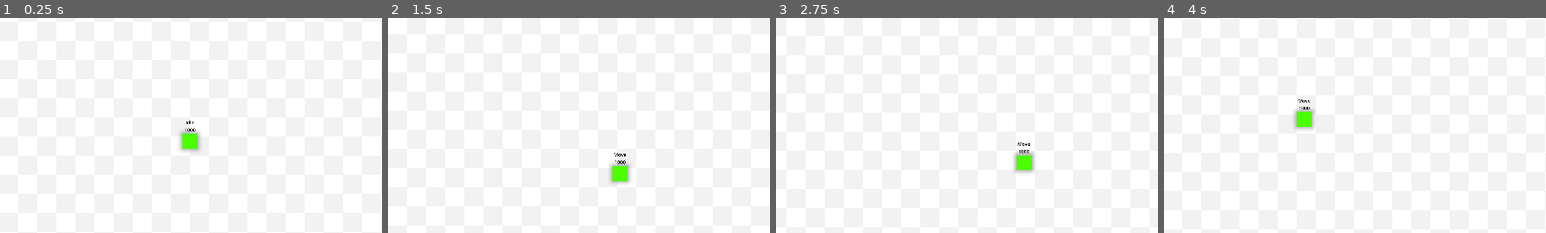
Above: before the commit, frames 1-4 (left to right).
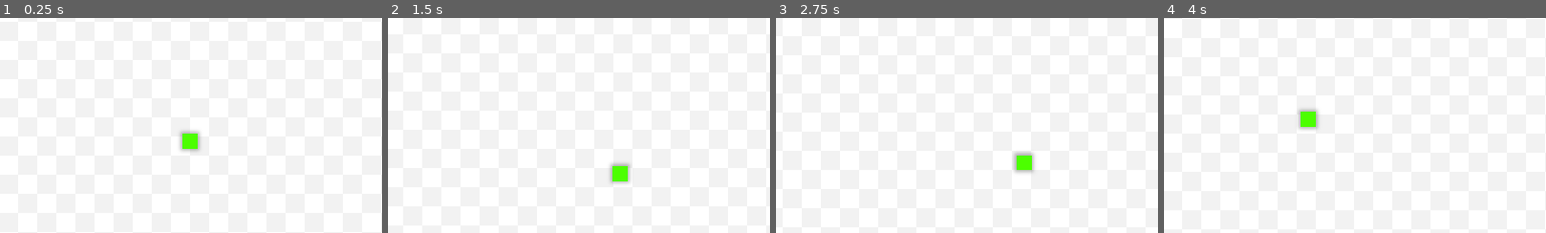
Above: after the commit, the same moments.

Repository: Silicontent/project_dash
Game: Godot game, scene res://scenes/game.tscn
The game is run twice, just before and just after one commit, with the same random seed, the same clock (stepped at 60 frames per second) and the same inputs.
Inputs:
- Up to frame 1 (0.25 s): no input
- Up to frame 2 (1.5 s): tap Enter at 0.5 s; hold D (mv_right) 0.53-1.28 s; tap Space (mv_dash) at 0.6, 1.25, 1.35 s; hold S (mv_down) from 1.28 s (still down)
- Up to frame 3 (2.75 s): release S (mv_down) at 2.03 s; hold D (mv_right) from 2.03 s (still down); tap Space (mv_dash) at 2.1 s
- Up to frame 4 (4 s): tap Enter at 2.75 s; release D (mv_right) at 2.78 s; hold W (mv_up) 2.78-3.53 s; tap Space (mv_dash) at 2.85, 3.6 s; hold A (mv_left) from 3.53 s (still down)
The pictures show only the part of the screen within x 25-75%, y 21-71%; the shares and areas given below are measured in that part.

The runs differ from the first frame. In frame 1, less than 0.1% of the frame differs, in the area x 48-52%, y 47-53%; in frame 2, less than 0.1%; in frame 3, less than 0.1%; in frame 4, 0.3%, in the area x 34-41%, y 37-52%.

Commit message:
Refactored player scene
Removed the state machine from the player; moved player movement code to the main Player.gd script

Diff:
--- a/scenes/player.tscn
+++ b/scenes/player.tscn
@@ -1,24 +1,16 @@
-[gd_scene load_steps=13 format=3 uid="uid://bve1cfbvshfh"]
+[gd_scene load_steps=8 format=3 uid="uid://bve1cfbvshfh"]
 
 [ext_resource type="Texture2D" uid="uid://comh5glipl3dg" path="res://assets/entities/player.png" id="1_pai8u"]
 [ext_resource type="Script" path="res://scripts/player/player.gd" id="1_ubrvx"]
 [ext_resource type="Texture2D" uid="uid://c6udmlctjjsjf" path="res://assets/entities/drop_shadow.png" id="1_ursq5"]
 [ext_resource type="PackedScene" uid="uid://b4hv2r62dsitt" path="res://scenes/components/health_component.tscn" id="3_81ae2"]
-[ext_resource type="Script" path="res://scripts/state_machine/state_machine.gd" id="4_rjewk"]
 [ext_resource type="PackedScene" uid="uid://d1n31bnnd4fy1" path="res://scenes/components/hitbox_component.tscn" id="4_ujm5p"]
-[ext_resource type="Script" path="res://scripts/player/state_idle.gd" id="5_ymcvx"]
-[ext_resource type="Script" path="res://scripts/player/state_move.gd" id="6_vsqx7"]
-[ext_resource type="Script" path="res://scripts/player/state_dash.gd" id="7_csa4v"]
 
 [sub_resource type="RectangleShape2D" id="RectangleShape2D_r28rb"]
 size = Vector2(50, 50)
 
 [sub_resource type="RectangleShape2D" id="RectangleShape2D_t351r"]
 size = Vector2(48, 48)
-
-[sub_resource type="LabelSettings" id="LabelSettings_c7mrg"]
-font_size = 20
-font_color = Color(0, 0, 0, 1)
 
 [node name="Player" type="CharacterBody2D"]
 motion_mode = 1
@@ -33,21 +25,6 @@
 [node name="CollisionShape2D" type="CollisionShape2D" parent="."]
 shape = SubResource("RectangleShape2D_r28rb")
 
-[node name="StateMachine" type="Node" parent="." node_paths=PackedStringArray("initial_state")]
-script = ExtResource("4_rjewk")
-initial_state = NodePath("Idle")
-
-[node name="Idle" type="Node" parent="StateMachine"]
-script = ExtResource("5_ymcvx")
-
-[node name="Move" type="Node" parent="StateMachine"]
-script = ExtResource("6_vsqx7")
-
-[node name="Dash" type="Node" parent="StateMachine"]
-script = ExtResource("7_csa4v")
-
-[node name="Dead" type="Node" parent="StateMachine"]
-
 [node name="HealthComponent" parent="." instance=ExtResource("3_81ae2")]
 
 [node name="HitboxComponent" parent="." node_paths=PackedStringArray("health_component") instance=ExtResource("4_ujm5p")]
@@ -57,11 +34,5 @@
 shape = SubResource("RectangleShape2D_t351r")
 
 [node name="DashTimer" type="Timer" parent="."]
-
-[node name="Label" type="Label" parent="."]
-offset_left = -127.0
-offset_top = -93.0
-offset_right = 127.0
-offset_bottom = -48.0
-label_settings = SubResource("LabelSettings_c7mrg")
-horizontal_alignment = 1
+wait_time = 5.0
+one_shot = true
--- a/scripts/player/player.gd
+++ b/scripts/player/player.gd
@@ -18,6 +18,9 @@
 var current_speed: float
 #endregion
 
+# amount of time the dash lasts for
+@onready var dash_timer := $DashTimer
+
 # flags if the dash is charged
 var dash_ready := false
 # flags if the player is currently dashing
@@ -31,30 +34,28 @@
 	current_speed = BASE_SPEED
 
 
-func _process(_delta: float) -> void:
-	$Label.text = $StateMachine.state.name + "\n" + str(current_speed)
+func _physics_process(delta: float) -> void:
+	move()
+
+	# start dashing if the player is able to
+	if Input.is_action_just_pressed("mv_dash") and dash_ready:
+		pass
 
 
 # MOVING ======================================================================
-func move() -> Vector2:
+func move() -> void:
 	# determine move direction
 	var direction := Input.get_vector("mv_left", "mv_right", "mv_up", "mv_down")
 
-	# apply acceleration
-	velocity.x = lerp(velocity.x, direction.x * current_speed, ACCELERATION)
-	velocity.y = lerp(velocity.y, direction.y * current_speed, ACCELERATION)
+	# apply acceleration or friction
+	if direction != Vector2.ZERO:
+		velocity.x = lerp(velocity.x, direction.x * current_speed, ACCELERATION)
+		velocity.y = lerp(velocity.y, direction.y * current_speed, ACCELERATION)
+	else:
+		velocity.x = lerp(velocity.x, 0.0, FRICTION)
+		velocity.y = lerp(velocity.y, 0.0, FRICTION)
 
 	# move the player
-	move_and_slide()
-
-	# used when checking if the player is no longer moving
-	return direction
-
-
-func stop() -> void:
-	# apply friction
-	velocity.x = lerp(velocity.x, 0.0, FRICTION)
-	velocity.y = lerp(velocity.y, 0.0, FRICTION)
 	move_and_slide()
 
 
--- a/scripts/player/player_state.gd
+++ /dev/null
@@ -1,18 +0,0 @@
-class_name PlayerState
-extends State
-
-# names of all of the states the player can be in
-const IDLE = "Idle"
-const MOVE = "Move"
-const DASH = "Dash"
-const DEAD = "Dead"
-
-# reference to the player for better auto-completion
-var player: Player
-
-
-func _ready() -> void:
-	# set the player reference, throwing an error if the player state is used elsewhere
-	await owner.ready
-	player = owner as Player
-	assert(player != null, "States extending from PlayerState can only be used in the player scene.")
--- a/scripts/player/state_dash.gd
+++ /dev/null
@@ -1,17 +0,0 @@
-extends PlayerState
-
-
-func enter(previous_state_path: String, data := {}) -> void:
-	# set player speed to max speed for a very short amount of time
-	player.current_speed = player.MAX_SPEED
-
-	var tween = get_tree().create_tween()
-	tween.tween_property(player, "current_speed", player.DASH_SPEED, 0.25).set_trans(Tween.TRANS_QUAD)
-	await tween.finished
-
-	# start dash timer
-	# switch to move state
-
-
-func physics_update(_delta: float) -> void:
-	var direction := player.move()
--- a/scripts/player/state_idle.gd
+++ /dev/null
@@ -1,12 +0,0 @@
-# Having an idle state doesn't do much except for ensuring the player
-# is unable to dash while they are not moving
-
-extends PlayerState
-
-
-func physics_update(_delta: float) -> void:
-	player.stop()
-
-	var direction := Input.get_vector("mv_left", "mv_right", "mv_up", "mv_down")
-	if direction != Vector2.ZERO:
-		emit_signal("finished", MOVE)
--- a/scripts/player/state_move.gd
+++ /dev/null
@@ -1,14 +0,0 @@
-extends PlayerState
-
-
-func physics_update(_delta: float) -> void:
-	var direction := player.move()
-
-	# switch to idle if not moving
-	if direction == Vector2.ZERO:
-		emit_signal("finished", IDLE)
-
-	# start the dash if the player can
-	if Input.is_action_just_pressed("mv_dash") and player.dash_ready:
-		player.dash_ready = false
-		emit_signal("finished", DASH)
